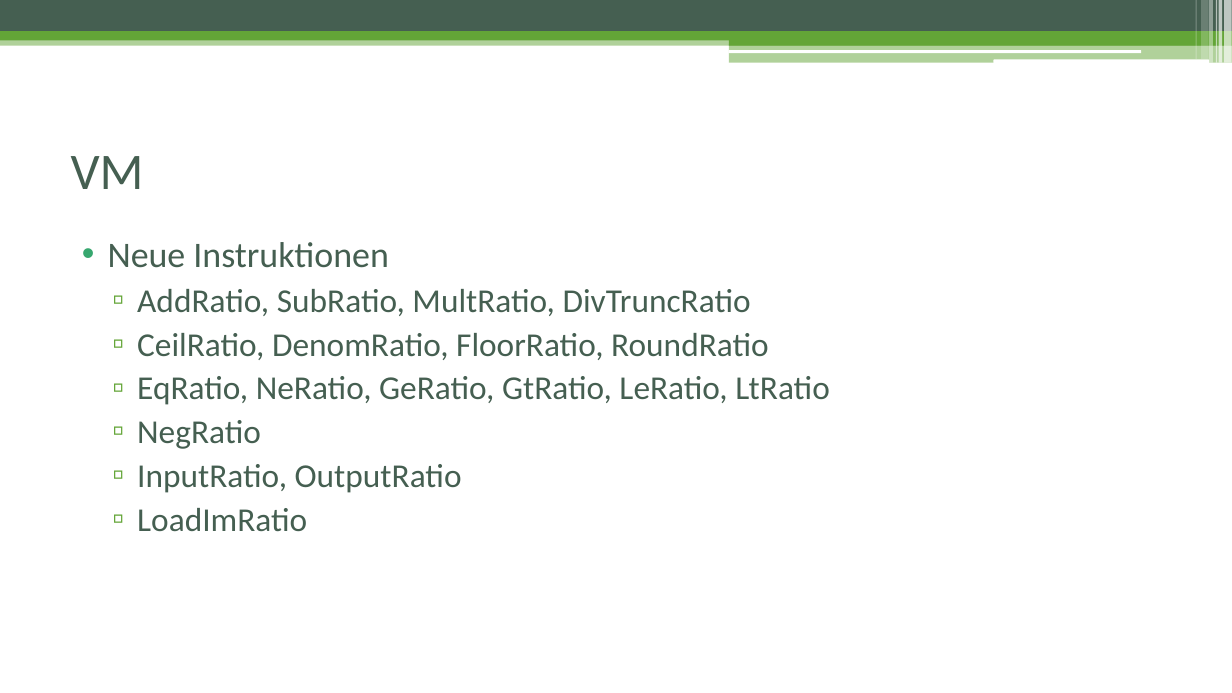
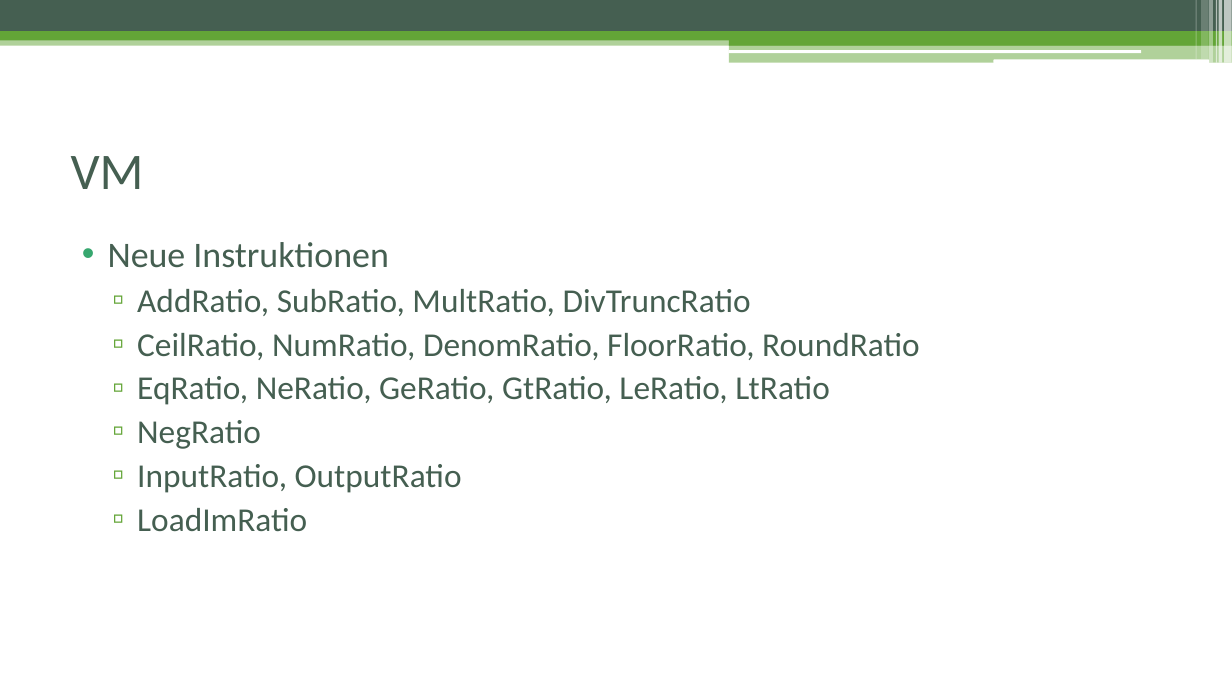
Before and after one commit to cguedel/fhnw-cpib, a slide deck: slide 8 of docs/Präsentation_Schlussbericht.pptx. Drawn at 1232x693 pixels with LibreOffice and Linux fonts; fonts in the diff are those of the drawing. Boxes give left, top, right and bottom in pixels: in the first picture for what was removed or moved away, otherwise in the second. Text is boxed around its words. In the diff, an @@ line names an element or a change of style, - is before the commit and + after.

Commit message:
schlussbericht angepasst

```diff
--- a/docs/Präsentation_Schlussbericht.pptx
+++ b/docs/Präsentation_Schlussbericht.pptx
@@ text at box(137, 333, 920, 360): text changed @@
-  ▫ CeilRatio, DenomRatio, FloorRatio, RoundRatio
+  ▫ CeilRatio, NumRatio, DenomRatio, FloorRatio, RoundRatio
```
